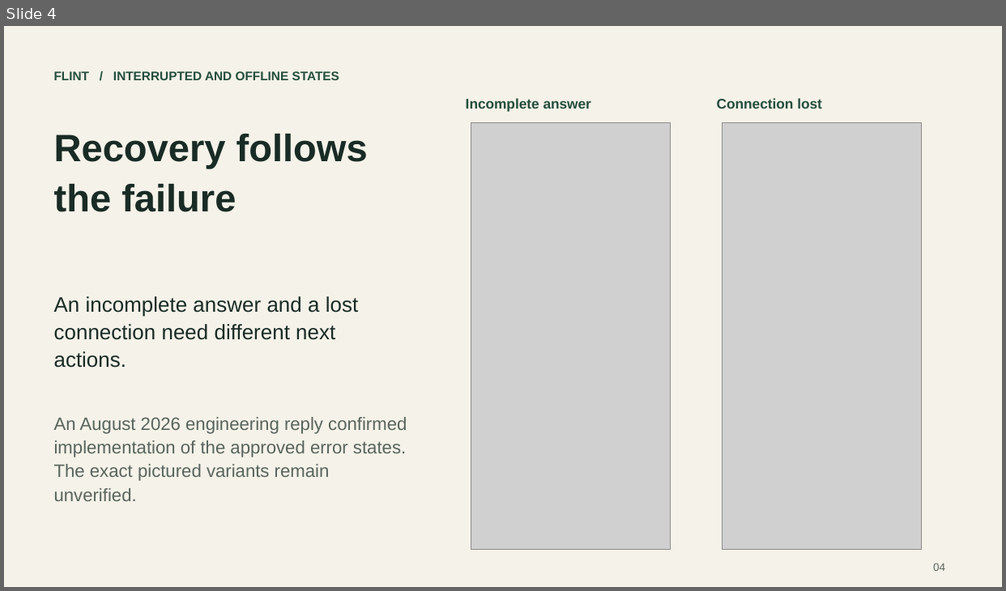
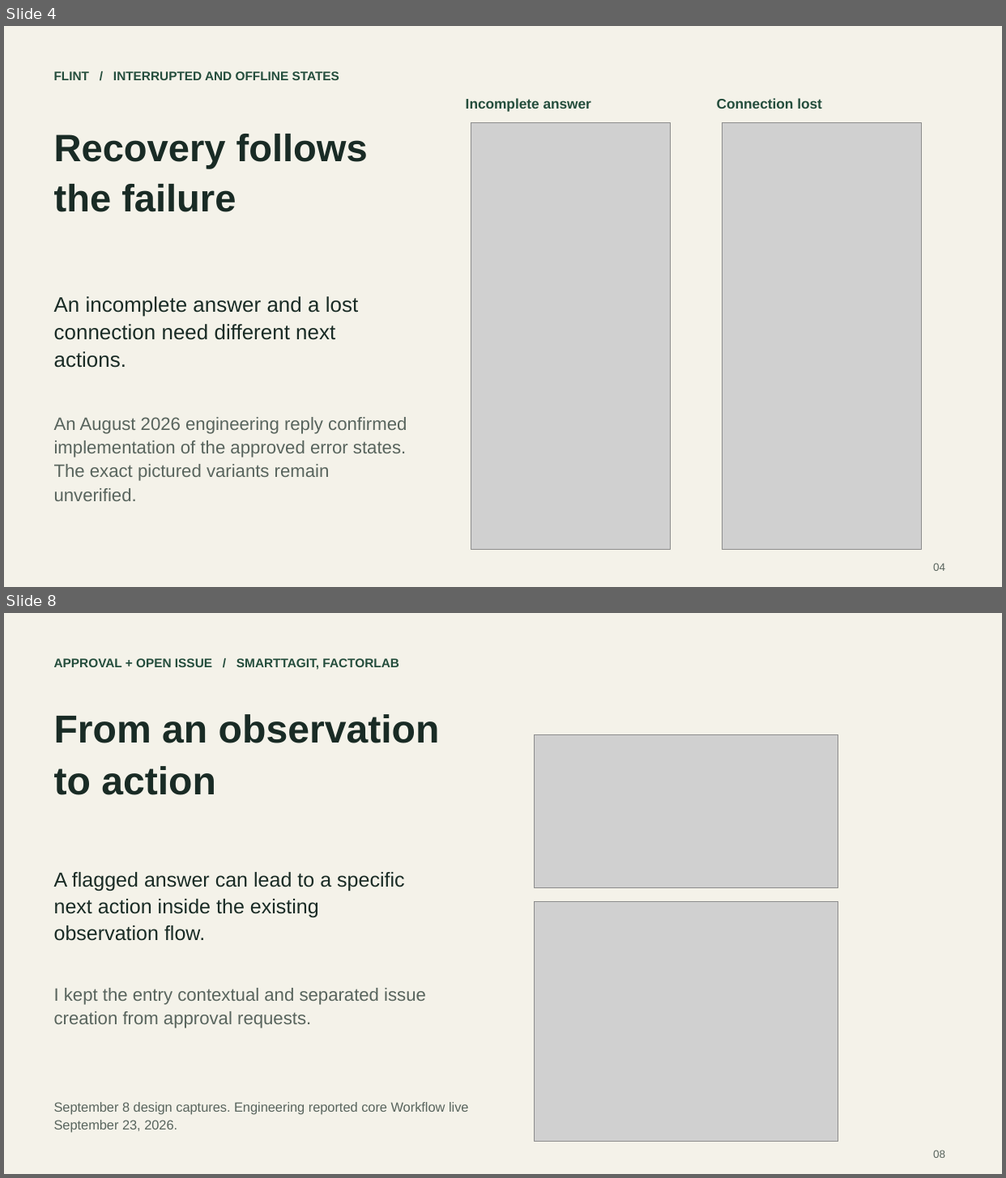
Before and after one commit to JonathanKHobson/portfolio, a slide deck: downloads/design/kyle-hobson-design-deck.pptx. Shown one above the other, each under a label of ours: slide 4 before the commit, slides 4 and 8 after it; the slides between them are not shown. The pictures are 1006x591 and 1006x1178 pixels, drawn with LibreOffice and Linux fonts; fonts in the diff are those of the drawing; grey boxes stand for pictures. Boxes give left, top, right and bottom in pixels: in the first picture for what was removed or moved away, otherwise in the second. Text is boxed around its words. In the diff, an @@ line names an element or a change of style, - is before the commit and + after.

Commit message:
Expand FactorLab design cases and presentation

```diff
--- a/downloads/design/kyle-hobson-design-deck.pptx
+++ b/downloads/design/kyle-hobson-design-deck.pptx
@@ slide 8 added at bbox=[4, 613, 1002, 1174], background #F4F2E9 @@
@@ text added at bbox=[54, 658, 399, 670], 12 pt, text #244D3C, bold @@
+APPROVAL + OPEN ISSUE / SMARTTAGIT, FACTORLAB
@@ text added at bbox=[54, 714, 440, 795], 37.5 pt, text #192B25, bold @@
+From an observation
+to action
@@ picture added at bbox=[534, 735, 838, 888] @@
@@ text added at bbox=[54, 872, 405, 941], 19.5 pt, text #192B25 @@
+A flagged answer can lead to a specific next action inside the existing observation flow.
@@ picture added at bbox=[534, 901, 838, 1142] @@
@@ text added at bbox=[54, 988, 426, 1029], 17.2 pt, text #58645D @@
+I kept the entry contextual and separated issue creation from approval requests.
@@ text added at bbox=[54, 1102, 469, 1133], 12.8 pt, text #58645D @@
+September 8 design captures. Engineering reported core Workflow live September 23, 2026.
@@ text added at bbox=[933, 1150, 945, 1158], 10.5 pt, text #58645D @@
+08
```
Also in this commit, not shown: 6 slides changed, 3 other slides added, 35 other files.
